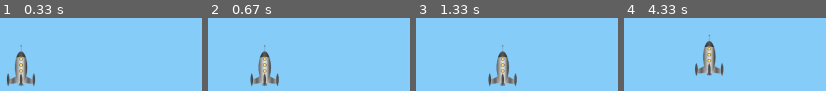
Above: before the commit, frames 1-4 (left to right).
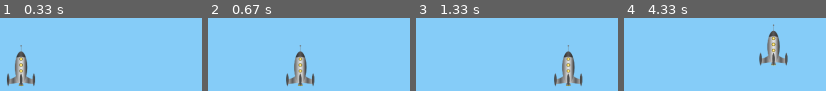
Above: after the commit, the same moments.

Repository: moojigc/pygame-demo
Game: pygame game, started from src/main.py
Same seed, same stepped clock (60 frames per second), same inputs: the game is played once before the commit and once after it.
Inputs:
- Up to frame 1 (0.33 s): no input
- Up to frame 2 (0.67 s): hold Shift from 0.33 s (still down); hold Right from 0.33 s (still down)
- Up to frame 3 (1.33 s): release Shift at 0.8 s; release Right at 0.8 s; hold Right 0.83-1.3 s
- Up to frame 4 (4.33 s): hold Up 1.33-1.63 s; hold Right 1.67-2.13 s; hold Left 2.17-2.7 s; hold Down 2.73-3.03 s; hold Left 3.07-3.47 s; hold Up 3.5-3.87 s; hold Right from 3.9 s (still down)

Frame 1 is identical in both runs. In frame 2, 7.0% of the frame differs, in the area x 20-53%, y 36-94%; in frame 3, 7.0%; in frame 4, 7.1%, in the area x 35-82%, y 8-80%.

Commit message:
clean up

Diff:
--- a/src/game_modules/game.py
+++ b/src/game_modules/game.py
@@ -20,9 +20,9 @@
     def __init__(self, title: str, settings: Settings) -> None:
         self.screen = Screen(settings)
         self.title = title
-        self.ship = Ship(self.screen.surface)
+        self.ship = Ship(self.screen.surface, settings)
         self.event_watcher = EventWatcher(
-            callbacks=[self.ship.movement.event_listener])
+            callbacks=[self.ship.event_listener])
         self.__init_pygame()
 
     def run(self):
@@ -34,8 +34,7 @@
     def loop(self):
         # keyboard listener
         self.event_watcher.watch_pygame_events()
-        self.ship.blit_me()
-        self.ship.movement.update()
+        self.ship.loop()
         display.flip()
 
     def __init_pygame(self):
--- a/src/game_modules/screen.py
+++ b/src/game_modules/screen.py
@@ -9,7 +9,6 @@
         self.y = settings.screen_height
         self.bg_color = settings.bg_color
         self.surface = display.set_mode(settings.screen_tuple)
-        self.ship = Ship(self.surface)
 
     def loop(self):
         self.surface.fill(self.bg_color)
--- a/src/game_modules/ship.py
+++ b/src/game_modules/ship.py
@@ -1,100 +1,85 @@
+from typing import Literal, Tuple
 from pygame import Rect, Surface, image, constants
 from pygame.event import Event
 
-
-class Direction:
-    def __init__(self, rect: Rect, screen_rect: Rect, axis: str, amount: int) -> None:
-        self.rect = rect
-        self.screen_rect = screen_rect
-        self.amount = amount
-        self.axis = axis
-
-    def add(self):
-        # if not self.check_screen():
-        #     return
-        if self.axis == 'x':
-            self.rect.centerx += self.amount
-        elif self.axis == 'y':
-            self.rect.bottom += self.amount
-
-    def check_screen(self):
-        ok = True
-        for check in [
-            self.rect.left >= self.screen_rect.left,
-            self.rect.right <= self.screen_rect.right,
-            self.rect.bottom >= self.screen_rect.bottom,
-            self.rect.top <= self.screen_rect.top
-        ]:
-            ok = check
-        return ok
-
-
-class ShipMovement:
-    """handle ship movement"""
-
-    def __init__(self, self_rect: Rect, screen_rect: Rect, x=0, y=0) -> None:
-        self.rect = self_rect
-        self.x = Direction(self.rect, screen_rect, 'x', x)
-        self.y = Direction(self.rect, screen_rect, 'y', y)
-
-        self.speed_multiplier = 1
-
-        self.movement_dict = dict([
-            (constants.K_UP, (self.y, -1)),
-            (constants.K_DOWN, (self.y, 1)),
-            (constants.K_LEFT, (self.x, -1)),
-            (constants.K_RIGHT, (self.x, 1)),
-        ])
-
-    def event_listener(self, event: Event):
-        """Listen to a pygame Event"""
-        if event.type not in [constants.KEYUP, constants.KEYDOWN]:
-            return
-        if not event.key:
-            return
-        self.handle_shift(event)
-        if not event.key in self.movement_dict:
-            return
-        direction, amount = self.movement_dict.get(event.key)
-
-        if not direction:
-            return
-        if event.type == constants.KEYDOWN:
-            direction.amount = amount * self.speed_multiplier
-        elif event.type == constants.KEYUP:
-            direction.amount = 0
-
-    def handle_shift(self, event):
-        print(event.key, constants.K_LSHIFT)
-        if event.key == constants.K_LSHIFT:
-            print("hit shift")
-            if event.type == constants.KEYDOWN:
-                self.set_speed_multiplier(4)
-            else:
-                self.set_speed_multiplier(1)
-
-    def set_speed_multiplier(self, amount: int):
-        self.speed_multiplier = amount
-
-    def update(self):
-        for direction in [self.x, self.y]:
-            direction.add()
+from utils.settings import Settings
 
 
 class Ship:
-    def __init__(self, screen: Surface) -> None:
+    def __init__(self, screen: Surface, game_settings: Settings) -> None:
         self.screen = screen
         self.image = image.load('src/images/ship.bmp')
+        self.game_settings = game_settings
 
         self.rect = self.image.get_rect()
         self.screen_rect = screen.get_rect()
-
-        self.movement = ShipMovement(self.rect, self.screen_rect)
 
         # start ship at bottom of screen
         self.rect.centerx = self.screen_rect.centerx
         self.rect.bottom = self.screen_rect.bottom - 10
 
-    def blit_me(self):
+        self.moving_x = 0
+        self.moving_y = 0
+
+        # store as float
+        self.centerx = float(self.rect.centerx)
+        self.bottom = float(self.rect.bottom)
+
+        self.speed_multiplier = 1
+
+        # What key corresponds to what method
+        self.movement_dict = dict([
+            (constants.K_LEFT, lambda e: self.__set_direction_x(e, -1)),
+            (constants.K_RIGHT, lambda e: self.__set_direction_x(e, 1)),
+            (constants.K_UP, lambda e: self.__set_direction_y(e, -1)),
+            (constants.K_DOWN, lambda e: self.__set_direction_y(e, 1)),
+            (constants.K_LSHIFT, lambda e: self.__update_speed(e)),
+            (constants.K_RSHIFT, lambda e: self.__update_speed(e))
+        ])
+
+        self.direction_dict = dict([
+            (constants.KEYDOWN, 1),
+            (constants.KEYUP, 0)
+        ])
+
+    def event_listener(self, event: Event):
+        try:
+            fn = self.movement_dict.get(event.key)
+            if fn:
+                fn(event)
+        except AttributeError:
+            pass
+
+    def loop(self):
         """Draw ship at current location"""
         self.screen.blit(self.image, self.rect)
+        self.__move()
+
+    def __set_direction_x(self, event: Event, flag: Literal[-1, 0, 1]):
+        self.moving_x = self.direction_dict.get(event.type) * flag
+
+    def __set_direction_y(self, event: Event, flag: Literal[-1, 0, 1]):
+        self.moving_y = self.direction_dict.get(event.type) * flag
+
+    def __move(self):
+        self.centerx += self.moving_x * self.__get_speed('x')
+        self.rect.centerx = self.centerx
+        self.bottom += self.moving_y * self.__get_speed('y')
+        self.rect.bottom = self.bottom
+
+    def __get_speed(self, dir):
+        if not self.__check_screen()[dir]:
+            return 0
+        return self.game_settings.ship_speed * self.speed_multiplier
+
+    def __check_screen(self):
+        return {
+            'x': self.rect.centerx >= self.screen_rect.x - 1,
+            'y': self.rect.bottom >= self.screen_rect.y - 1
+        }
+
+    def __update_speed(self, e: Event):
+        if e.type == constants.KEYDOWN:
+            self.speed_multiplier = 4
+        elif e.type == constants.KEYUP:
+            self.speed_multiplier = 1
--- a/src/utils/settings.py
+++ b/src/utils/settings.py
@@ -6,3 +6,6 @@
         self.screen_height = 1080
         self.screen_tuple = (self.screen_width, self.screen_height)
         self.bg_color = (135, 206, 250)
+
+        # ship settings
+        self.ship_speed = 2
Not shown, changed: .gitignore
